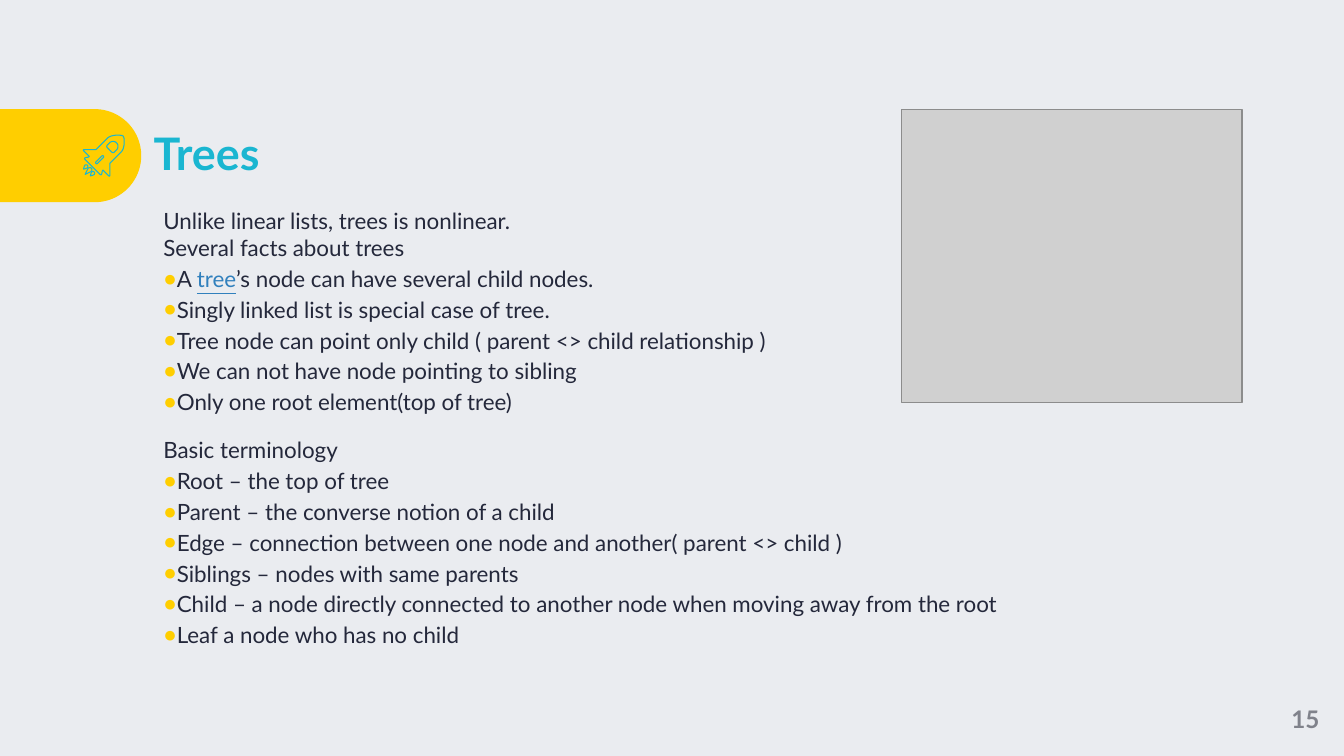
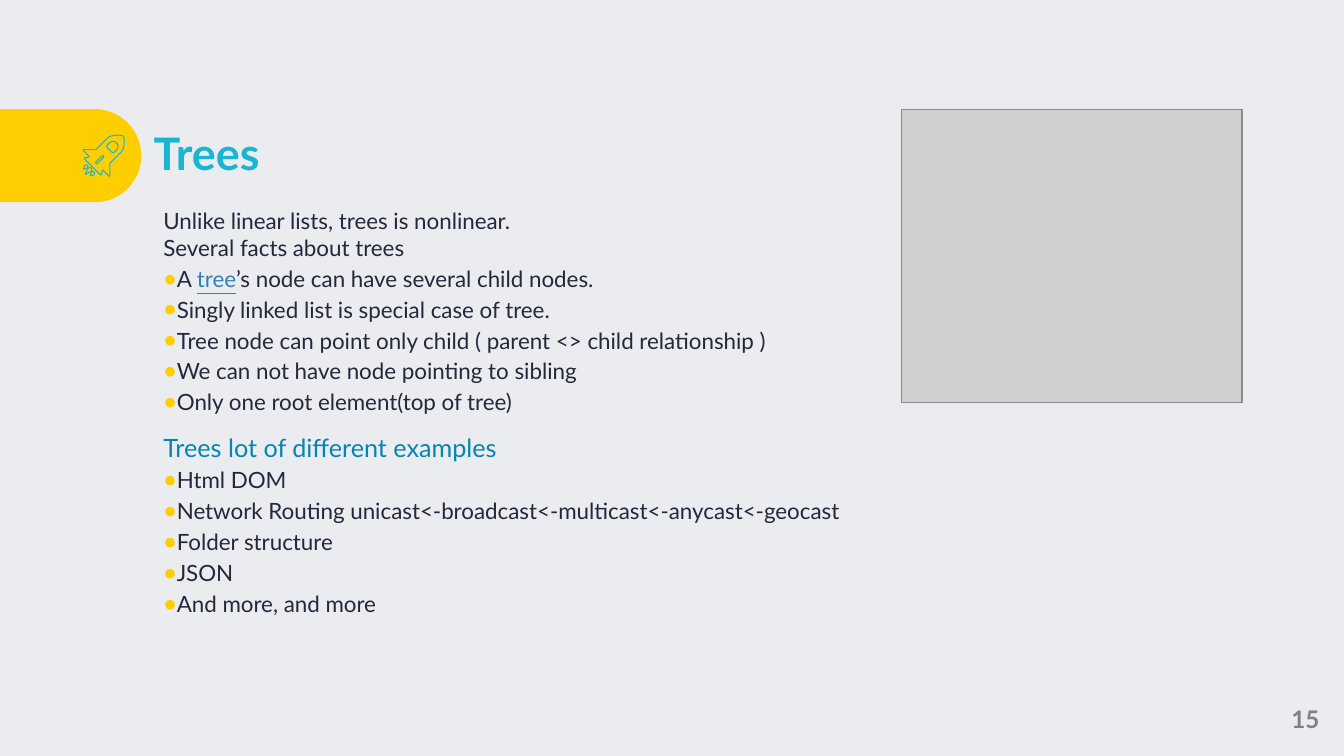
Before and after one commit to TigranVardanyan/Algorithms-and-Data-structures, a slide deck: slide 15 of ds&a.pptx. Drawn at 1344x756 pixels with LibreOffice and Linux fonts; fonts in the diff are those of the drawing; grey boxes stand for pictures; background and template pictures are left out. Boxes give left, top, right and bottom in pixels: in the first picture for what was removed or moved away, otherwise in the second. Text is boxed around its words. In the diff, an @@ line names an element or a change of style, - is before the commit and + after.

```diff
--- a/ds&a.pptx
+++ b/ds&a.pptx
@@ text removed at (x1=163, y1=441, x2=997, y2=643) @@
-Basic terminology
-● Root – the top of tree
-● Parent – the converse notion of a child
-● Edge – connection between one node and another( parent <> child )
-● Siblings – nodes with same parents
-● Child – a node directly connected to another node when moving away from the root
-● Leaf a node who has no child
@@ text added at (x1=163, y1=438, x2=839, y2=615), 16 pt, text #24283B @@
+Trees lot of different examples
+● Html DOM
+● Network Routing unicast<-broadcast<-multicast<-anycast<-geocast
+● Folder structure
+● JSON
+● And more, and more
```
Also in this commit, not shown: 7 other slides changed, 6 slides added, 1 slide removed, 2 other files.
